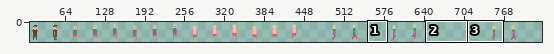
Sprite sheet: packages/test/www/assets/spritesheets/pawn.png. The first picture is a wide view before the edit; the outline marks the close-up.
Close-up. First the earlier version:
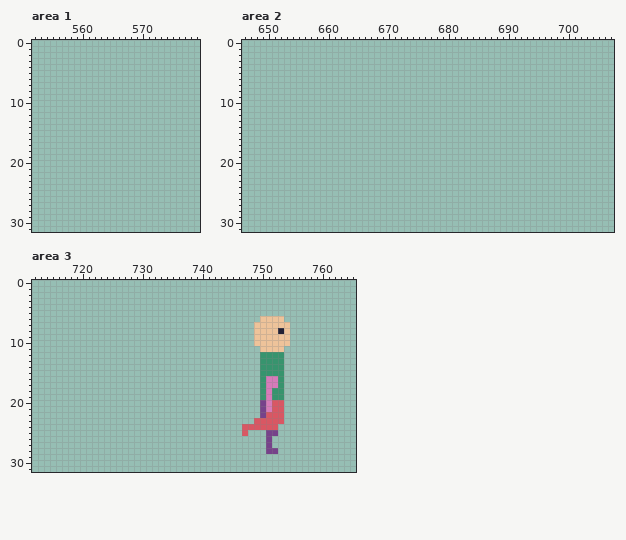
The file is 320x28 pixels. Shown: area 1: x 552..579, y 0..31; area 2: x 646..707, y 0..31; area 3: x 712..765, y 0..31. The old version is drawn lined up with the new one. The wide view leaves out empty margins. The commit also changed other parts of the picture, which this record leaves out.
Once edited:
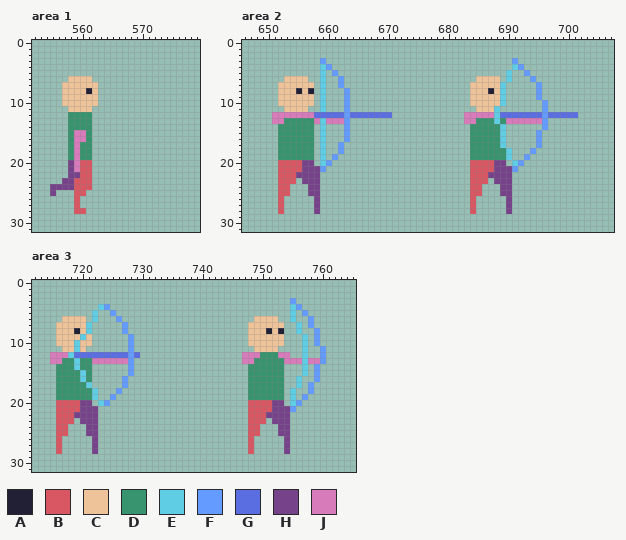
Palette (. is transparent): A #222034  B #d95763  C #eec39a  D #37946e  E #5fcde4  F #639bff  G #5b6ee1  H #76428a  J #d77bba
Change:
canvas 320x28 -> 832x32; drawings rearranged on the sheet (the old picture shows each at its new place)
Changed rows in their new state; - is an unchanged pixel.
Area 1:
first column x 555:
 6 ---CCCC-
 7 --CCCCCC
 8 --CCCCAC
 9 --CCCCCC
10 --CCCCCC
11 ---CCCC-
12 ---DDDD-
13 ---DDDD-
14 ---DDDD-
15 ---DJJD-
16 ---DJJD-
17 ---DJDD-
18 ---DJDD-
19 ---DJDD-
20 ---HJBB-
21 ---HJBB-
22 ---HHBB-
23 --HHBBB-
24 HHHHBBB-
25 H---BB--
26 ----B---
27 ----B---
28 ----BB--
Area 2:
first column x 651:
 3 --------F-------------------------------F----------
 4 --------EF------------------------------EF---------
 5 --------E-F----------------------------E--F--------
 6 --CCCC--E--F----------------------CCCC-E---F-------
 7 -CCCCCC-E--F---------------------CCCCCE-----F------
 8 -CCCACA-E---F--------------------CCCACE-----F------
 9 -CCCCCC-E---F--------------------CCCCCE-----F------
10 -CCCCCC-E---F--------------------CCCCCE------F-----
11 --CCCC--E---F---------------------CCCE-------F-----
12 JJJJJJJGGGGGFGGGGGGG------------JJJJJEGGGGGGGFGGGGG
13 JJDDDDDJEJJJF-------------------JJDDDEDJJJJJJF-----
14 -DDDDDD-E---F--------------------DDDDDE------F-----
15 -DDDDDD-E---F--------------------DDDDDE-----F------
16 -DDDDDD-E---F--------------------DDDDDE-----F------
17 -DDDDDD-E--F---------------------DDDDDE-----F------
18 -DDDDDD-E--F---------------------DDDDDDE---F-------
19 -DDDDDD-E-F----------------------DDDDDDE--F--------
20 -BBBBHH-EF-----------------------BBBBHH-EF---------
21 -BBBBHHHF------------------------BBBBHHHF----------
22 -BBBHHHH-------------------------BBBHHHH-----------
23 -BBB-HHH-------------------------BBB-HHH-----------
24 -BB---HH-------------------------BB---HH-----------
25 -BB---HH-------------------------BB---HH-----------
26 -B-----H-------------------------B-----H-----------
27 -B-----H-------------------------B-----H-----------
28 -B-----H-------------------------B-----H-----------
Area 3:
first column x 715:
 3 ----------------------------------------F-----
 4 --------EF------------------------------EF----
 5 -------E--F-----------------------------E-F---
 6 --CCCC-E---F----------------------C---.-E--F--
 7 -CCCCCE-----F--------------------C-----.-E-F--
 8 -CCCACE-----F--------------------C--A--.-E--F-
 9 -CCCCEC------F-------------------C-----.--E-F-
10 -CCCECC------F-------------------C-----.--E-F-
11 --CCEC-------F--------------------C---.---E--F
12 JJJEGGGGGGGGGFG-----------------JJJ---JJ--E--F
13 JJDDEDDJJJJJJF------------------JJD----JJJEJJF
14 -DDDEDD------F-------------------DD-------E-F-
15 -DDDDED------F-------------------DD-------E-F-
16 -DDDDED-----F--------------------DD-DD---E--F-
17 -DDDDDE-----F--------------------DD-DD---E-F--
18 -DDDDDDE---F---------------------DD-D---E--F--
19 -DDDDDDE--F----------------------DD-D---E-F---
20 -BBBBHH-EF-----------------------BBBBHH-EF----
21 -BBBBHHH-------------------------BBBBHHHF-----
22 -BBBHHHH-------------------------BBBHHHH------
23 -BBB-HHH-------------------------B--.HHH------
24 -BB---HH------------------------.--...HH------
25 -BB---HH------------------------.BB-..HH------
26 -B-----H-------------------------B--.--H------
27 -B-----H-------------------------B--.--H------
28 -B-----H-------------------------B--..-H------
